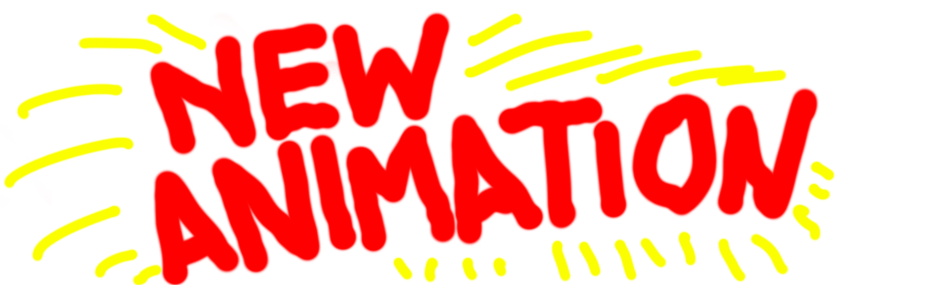
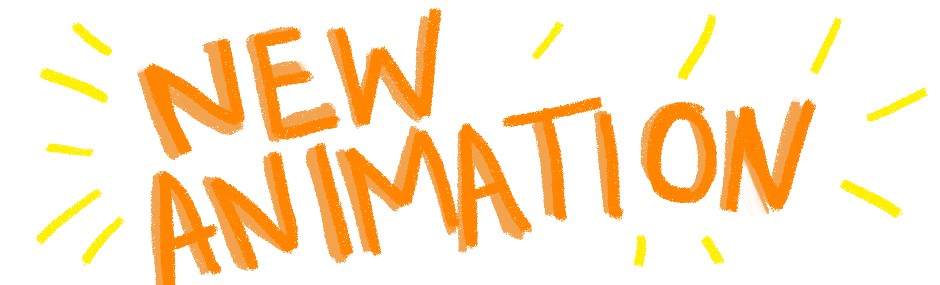
Layer changes from the first 940px x 285px image to the second:
added layer "Layer 4" above "Layer 2" over box(36, 14, 929, 267)
added layer "Layer 2" above "Layer 3" over box(144, 7, 816, 285)
added layer "Layer 3" above "Layer 1" over box(137, 15, 813, 285)
hid "Layer 1" over box(3, 10, 836, 285)
